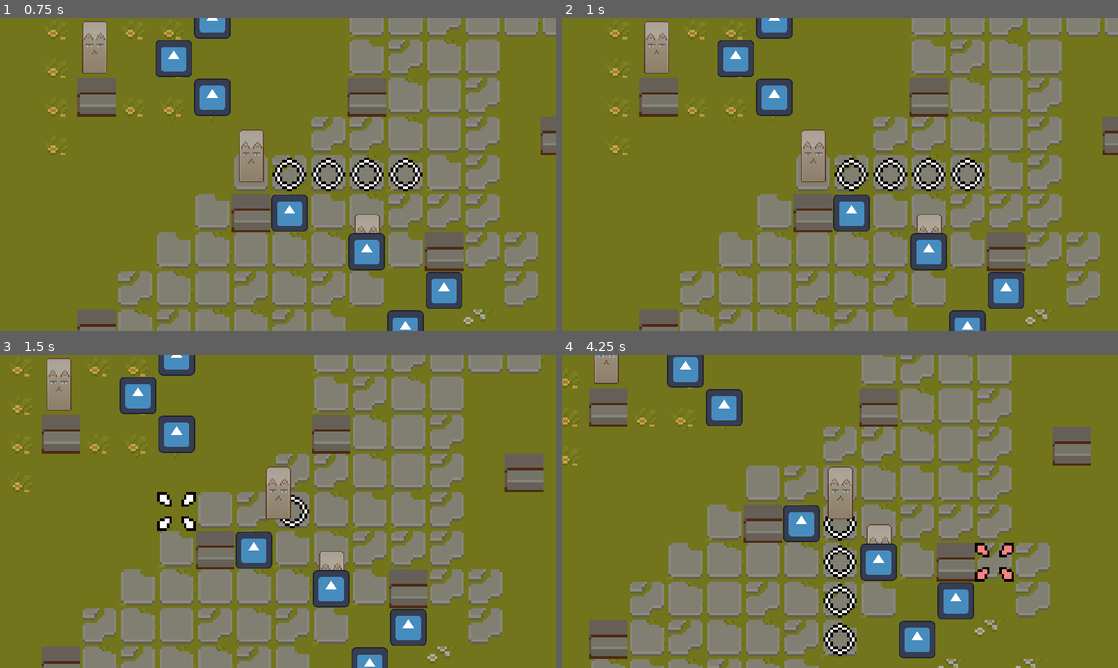
Above: before the commit, frames 1-4 (two rows, left to right).
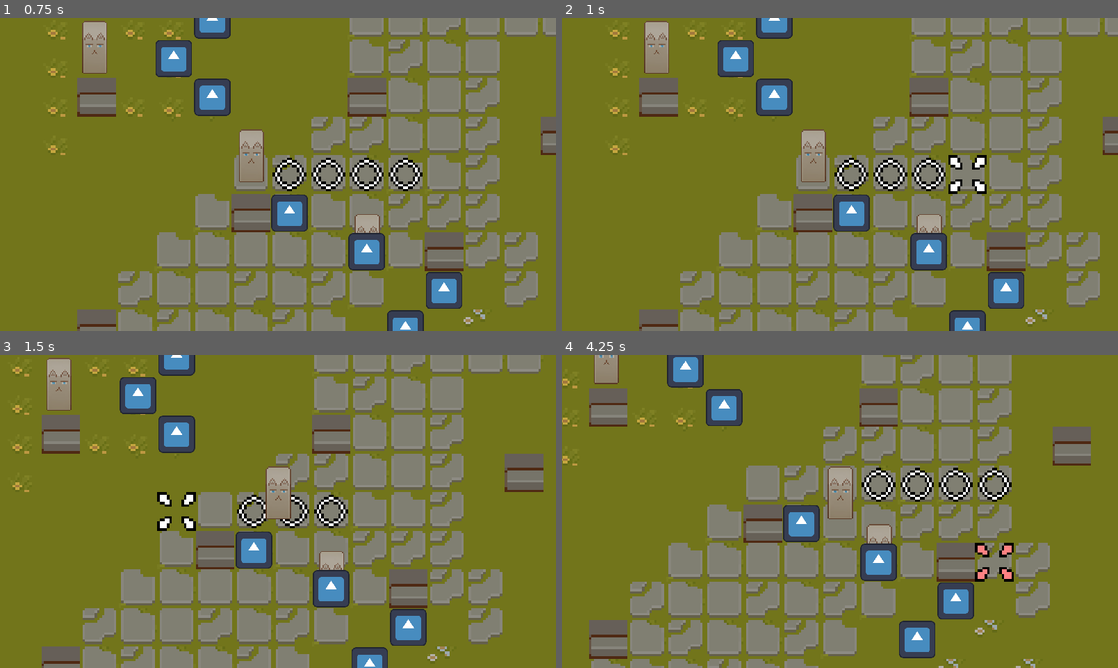
Above: after the commit, the same moments.

Repository: yuivan0352/godot-element-game
Game: Godot game, scene res://World.tscn
The game is run twice, just before and just after one commit, with the same random seed, the same clock (stepped at 60 frames per second) and the same inputs. The engine's default icon, where the game draws it, is replaced by a stand-in: a white triangle on a blue panel in a dark square.
Inputs (mouse positions are in pixels of both pictures, inside the frame that each line leads up to):
- Up to frame 1 (0.75 s): tap Enter at 0.5 s; move the mouse to (400, 158) at 0.52 s; press the mouse at (400, 158) at 0.53 s
- Up to frame 2 (1 s): right-click (962, 158) at 0.8 s
- Up to frame 3 (1.5 s): move the mouse to (166, 527) at 1.27 s; release the mouse at (166, 527) at 1.28 s; right-click (166, 527) at 1.35 s
- Up to frame 4 (4.25 s): click (728, 527) at 1.55 s; tap Space at 2 s; move the mouse to (895, 442) at 2.02 s; hold S (cam_down) 2.03-2.78 s; right-click (895, 442) at 2.3 s; tap Enter at 2.75 s; move the mouse to (812, 574) at 2.77 s; tap A (cam_left) at 2.85 s; click (812, 574) at 3.05 s; move the mouse to (1006, 558) at 3.52 s; hold D (cam_right) from 3.53 s (still down); right-click (1006, 558) at 3.8 s

Frame 1 is identical in both runs. In frame 2, 0.5% of the frame differs, in the area x 69-77%, y 43-57%; in frame 3, 0.5%; in frame 4, 2.2%, in the area x 47-81%, y 36-97%.

Commit message:
Fixed Path Printing
Path will properly print if character still has remaining movement

Diff:
--- a/Character/Character.gd
+++ b/Character/Character.gd
@@ -17,6 +17,7 @@
 var initiative_roll: int
 var rng = RandomNumberGenerator.new()
 signal turn_complete
+signal char_still
 signal char_moving
 
 func _ready():
@@ -57,6 +58,7 @@
 		elif event.is_action_pressed("stop_move"):
 			if is_moving:
 				current_id_path = current_id_path.slice(0, 1)
+			char_still.emit()
 		else:
 			return
 
@@ -96,3 +98,4 @@
 						overview_camera.enabled = true
 						overview_camera.set_camera_position(self)
 						overview_camera.make_current()
+						char_still.emit()
--- a/Character/Character.tscn
+++ b/Character/Character.tscn
@@ -37,4 +37,5 @@
 scale = Vector2(0.535651, 0.520002)
 
 [connection signal="char_moving" from="." to="Path" method="_on_character_char_moving"]
-[connection signal="turn_complete" from="." to="Path" method="_on_character_turn_complete"]
+[connection signal="char_still" from="." to="Path" method="_on_character_movement_stopped"]
+[connection signal="turn_complete" from="." to="Path" method="_on_character_movement_stopped"]
--- a/Images/Path.gd
+++ b/Images/Path.gd
@@ -22,6 +22,5 @@
 func _on_character_char_moving():
 	path_set = true
 
-
-func _on_character_turn_complete() -> void:
+func _on_character_movement_stopped() -> void:
 	path_set = false
--- a/TurnQueue.gd
+++ b/TurnQueue.gd
@@ -10,7 +10,6 @@
 	var characters = get_children()
 	characters.sort_custom(func (a, b): return a.initiative_roll < b.initiative_roll)
 	for i in characters.size():
-		print(characters[i].initiative_roll)
 		move_child(characters[i], i);
 	active_char = get_child(0)
 	overview_camera.set_camera_position(active_char)
Not shown: 4 places in World.tscn that only renumber resources
